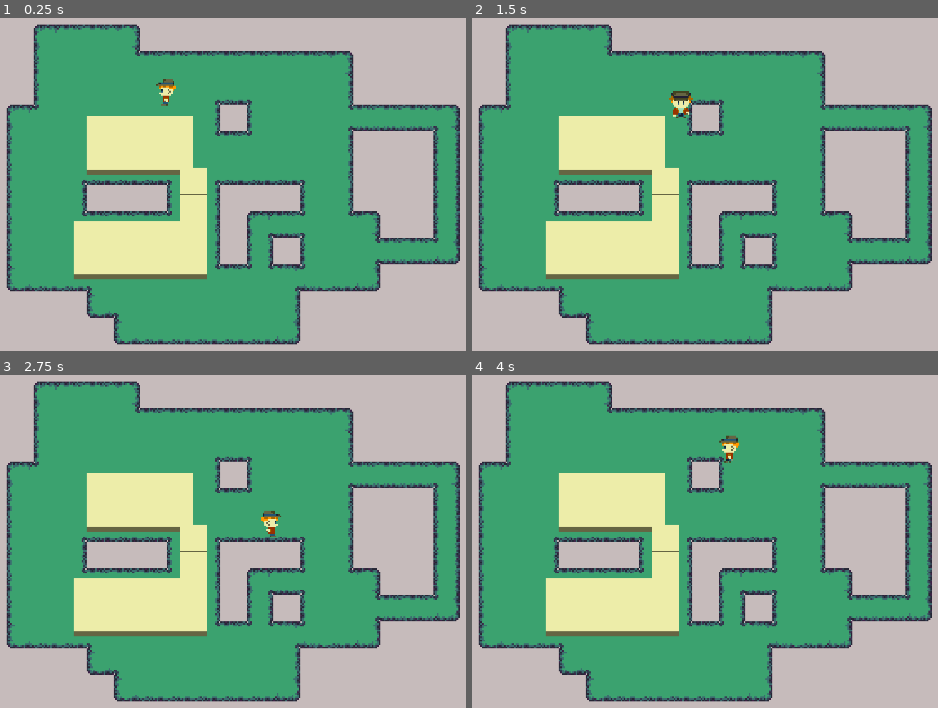
Above: before the commit, frames 1-4 (two rows, left to right).
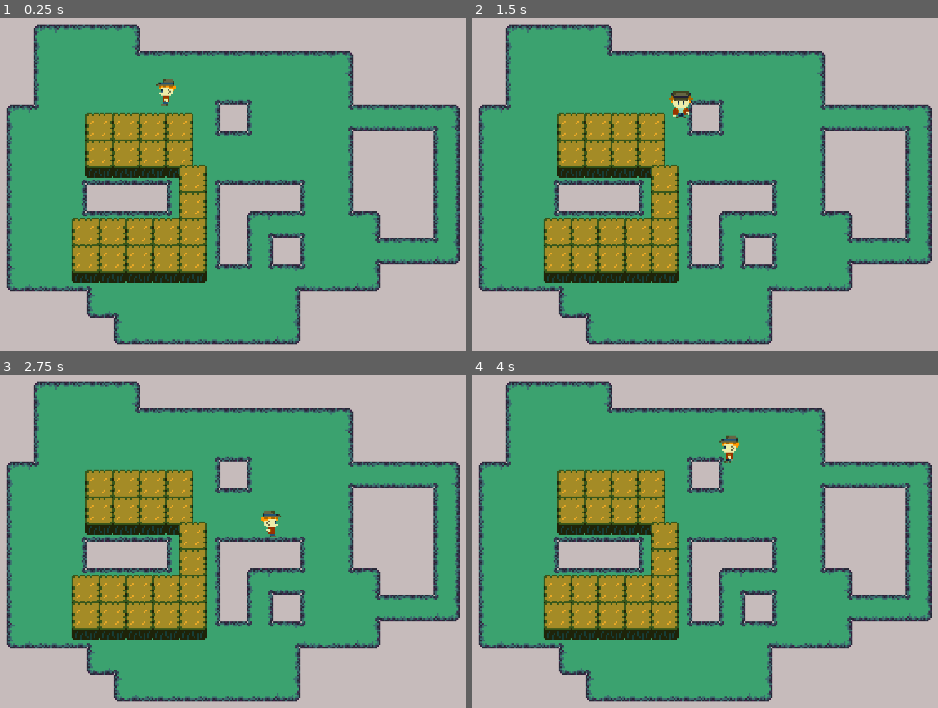
Above: after the commit, the same moments.

Repository: Zezeku/Godot-Creature-Catch
Game: Godot game, scene res://Source/SceneHandler.tscn
Two runs of this game, one before a commit and one after it. Both use one fixed random seed, a clock stepped at 60 frames per second and the inputs below.
Inputs:
- Up to frame 1 (0.25 s): no input
- Up to frame 2 (1.5 s): tap Enter at 0.5 s; hold Right (ui_right) 0.53-1.28 s; hold Down (ui_down) from 1.28 s (still down)
- Up to frame 3 (2.75 s): release Down (ui_down) at 2.03 s; hold Right (ui_right) from 2.03 s (still down)
- Up to frame 4 (4 s): release Right (ui_right) at 2.78 s; hold Up (ui_up) 2.78-3.53 s; hold Left (ui_left) from 3.53 s (still down)

The runs differ from the first frame. In frame 1, 11% of the frame differs, in the area x 15-45%, y 28-80%; in frame 2, 11%; in frame 3, 11%; in frame 4, 11%.

Commit message:
TallGrassSpriteV2
improved the sprite for tall grass

Diff:
--- a/Project/Source/SceneHandler.tscn
+++ b/Project/Source/SceneHandler.tscn
@@ -10,6 +10,7 @@
 [ext_resource path="res://Assets/Creature004.png" type="Texture" id=8]
 [ext_resource path="res://Source/Area2D.gd" type="Script" id=9]
 [ext_resource path="res://Assets/Creature005.png" type="Texture" id=10]
+[ext_resource path="res://Assets/Creature006.png" type="Texture" id=11]
 
 [sub_resource type="ConvexPolygonShape2D" id=1]
 points = PoolVector2Array( 16, 0, 16, 16, 14, 16, 14, 2, 0, 2, 0, 0 )
@@ -928,5 +929,9 @@
 position = Vector2( 301.756, -32.8294 )
 texture = ExtResource( 10 )
 
+[node name="Creature006" type="Sprite" parent="."]
+position = Vector2( 354.938, -38.2035 )
+texture = ExtResource( 11 )
+
 [connection signal="body_entered" from="Route1Scene/YSort/Batch1/Area2D" to="Route1Scene/YSort/Batch1/Area2D" method="_on_Area2D_body_entered"]
 [connection signal="body_exited" from="Route1Scene/YSort/Batch1/Area2D" to="Route1Scene/YSort/Batch1/Area2D" method="_on_Area2D_body_exited"]
--- a/Project/Source/TallGrass.tscn
+++ b/Project/Source/TallGrass.tscn
@@ -1,10 +1,10 @@
 [gd_scene load_steps=6 format=2]
 
-[ext_resource path="res://Assets/TallGrass.png" type="Texture" id=1]
+[ext_resource path="res://Assets/TallGrassV2.png" type="Texture" id=1]
 [ext_resource path="res://Source/TallGrass.gd" type="Script" id=2]
 
 [sub_resource type="RectangleShape2D" id=1]
-extents = Vector2( 6.6656, 8.02677 )
+extents = Vector2( 7.46191, 10.2151 )
 
 [sub_resource type="Animation" id=2]
 resource_name = "EnteredTallGrass"
@@ -17,10 +17,10 @@
 tracks/0/imported = false
 tracks/0/enabled = true
 tracks/0/keys = {
-"times": PoolRealArray( 0, 0.25 ),
-"transitions": PoolRealArray( 1, 1 ),
+"times": PoolRealArray( 0 ),
+"transitions": PoolRealArray( 1 ),
 "update": 1,
-"values": [ 0, 1 ]
+"values": [ 0 ]
 }
 
 [sub_resource type="Animation" id=3]
@@ -37,20 +37,20 @@
 "times": PoolRealArray( 0, 0.25 ),
 "transitions": PoolRealArray( 1, 1 ),
 "update": 1,
-"values": [ 2, 3 ]
+"values": [ 1, 2 ]
 }
 
 [node name="Node2D" type="Area2D"]
 script = ExtResource( 2 )
 
 [node name="CollisionShape2D" type="CollisionShape2D" parent="."]
-position = Vector2( -0.83984, -0.573519 )
+position = Vector2( -0.422699, 0.260757 )
 shape = SubResource( 1 )
 
 [node name="Sprite" type="Sprite" parent="."]
 texture = ExtResource( 1 )
-hframes = 4
-frame = 3
+hframes = 3
+frame = 2
 
 [node name="AnimationPlayer" type="AnimationPlayer" parent="."]
 anims/EnteredTallGrass = SubResource( 2 )
Binary file added: Project/Assets/Creature006.png
Not shown, added: Project/Assets/Creature006.png.import
Binary file added: Project/Assets/TallGrassV2.png
Not shown, added: Project/Assets/TallGrassV2.png.import
Not shown: 1 places in Project/Source/SceneHandler.tscn that only renumber resources
Binary file added: Project/ToImport/Creature006.aseprite
Binary file added: Project/ToImport/Palettes/fantasy-24-32x.png
Not shown, added: Project/ToImport/Palettes/fantasy-24-32x.png.import
Binary file changed: Project/ToImport/TallGrass.aseprite
Binary file added: Project/ToImport/TallGrassV2.aseprite
Renamed: Project/ToImport/Palettes/Tileset.aseprite -> Project/ToImport/Tileset.aseprite
